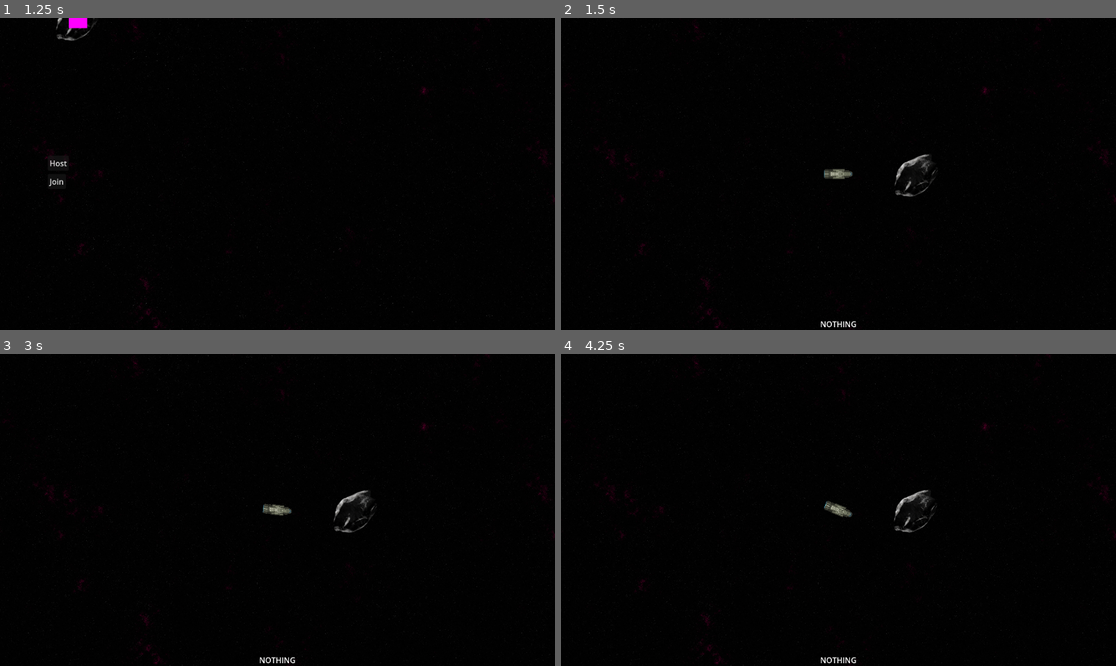
Above: before the commit, frames 1-4 (two rows, left to right).
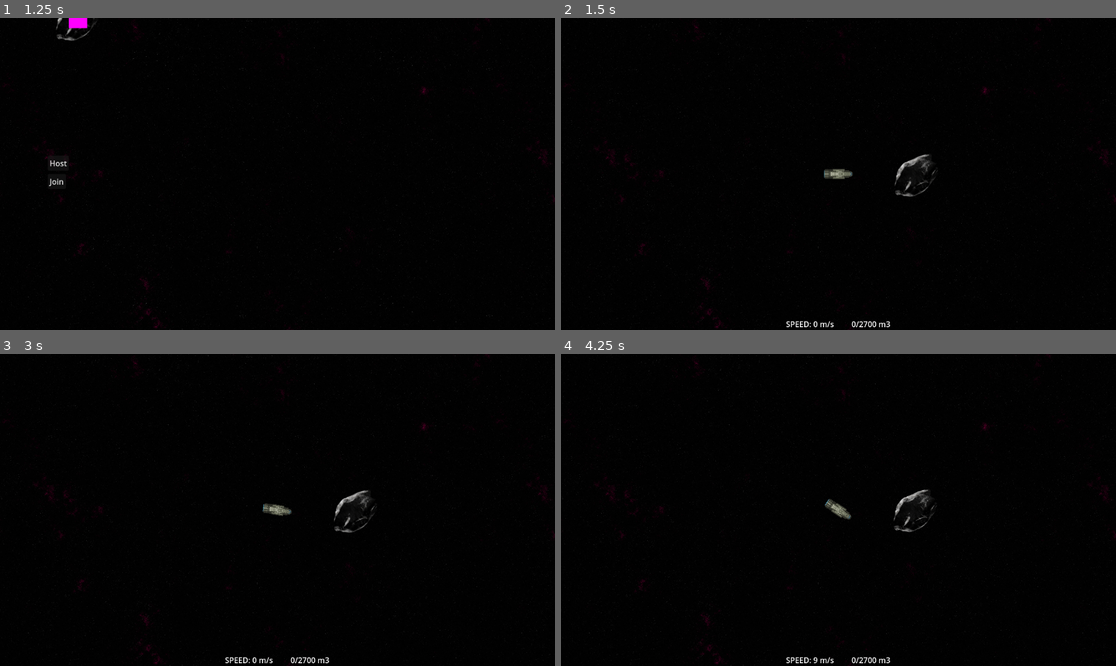
Above: after the commit, the same moments.

Repository: maxwelljens/fractalfrontiers
Game: Godot game, scene res://multi_test.tscn
Two runs of this game, one before a commit and one after it. Both use one fixed random seed, a clock stepped at 60 frames per second and the inputs below.
Inputs (mouse positions are in pixels of both pictures, inside the frame that each line leads up to):
- Up to frame 1 (1.25 s): tap Enter (ui_accept) at 0.5, 0.6, 0.77, 1.07 s; move the mouse to (77, 18) at 0.52 s; hold D (right) from 0.53 s (still down); click (77, 18) at 0.67 s
- Up to frame 2 (1.5 s): release D (right) at 1.25 s; click "Host" at 1.25 s
- Up to frame 3 (3 s): tap Enter (ui_accept) at 2, 2.27, 2.3, 2.57, 2.75 s; move the mouse to (166, 525) at 2.02 s; hold S (backward) 2.03-2.78 s; click (166, 525) at 2.1 s; move the mouse to (333, 441) at 2.77 s; hold D (right) from 2.78 s (still down); tap F at 2.85 s
- Up to frame 4 (4.25 s): tap Enter (ui_accept) at 3.05, 3.6, 3.77, 4.07 s; move the mouse to (810, 572) at 3.52 s; release D (right) at 3.53 s; hold W (forward) from 3.53 s (still down); click (810, 572) at 3.67 s

Frame 1 is identical in both runs. In frame 2, 0.2% of the frame differs, in the area x 40-60%, y 97-100%; in frame 3, 0.3%; in frame 4, 0.5%, in the area x 40-68%, y 43-100%.
Error before the commit: Invalid assignment of property or key 'visible' with value of type 'bool' on a base object of type 'null instance'. (res://player.gd:18)

Commit message:
master

Diff:
--- a/asteroid.tscn
+++ b/asteroid.tscn
@@ -29,11 +29,3 @@
 script = ExtResource("2_n5307")
 
 [node name="Selectable" parent="." instance=ExtResource("3_41l7m")]
-
-[node name="StaticBody2D" type="StaticBody2D" parent="."]
-
-[node name="CollisionShape2D" type="CollisionShape2D" parent="StaticBody2D"]
-visible = false
-position = Vector2(-1.5, -0.5)
-scale = Vector2(1.56, 1.6)
-shape = SubResource("CircleShape2D_a0ujn")
--- a/nodes/player/control_input.gd
+++ b/nodes/player/control_input.gd
@@ -1,30 +1,32 @@
 class_name InputControl extends Node
 
 @onready var player: CharacterBody2D = get_parent()
-@onready var ship := player.find_child("Rig") as Rig
+@onready var ship: Rig = player.find_child("Rig")
 
-const EULER := 2.718281828459045235360287471352
+const EULER := 2.71828183
 
 var acceleration_time := 0.0
+var speed := 0.0
 
 func _process(delta: float) -> void:
-    if Input.is_action_pressed("forward"):
-      acceleration_time += delta
-    else: acceleration_time = max(0, acceleration_time - delta)
-    if Input.is_action_pressed("backward"):
-      pass
-    if Input.is_action_pressed("right"):
-      player.rotation += 0.5 * delta
-    if Input.is_action_pressed("left"):
-      player.rotation += -0.5 * delta
-    _forward()
+  if Input.is_action_pressed("forward"):
+    acceleration_time += delta
+  else:
+    acceleration_time = max(0, acceleration_time - delta)
+  if Input.is_action_pressed("backward"):
+    acceleration_time -= delta
+  if Input.is_action_pressed("right"):
+    player.rotation += (ship.inertia_mod - speed / ship.max_speed) * delta
+  if Input.is_action_pressed("left"):
+    player.rotation += -(ship.inertia_mod - speed / ship.max_speed) * delta
+  $"../UI/Bottom/HBoxContainer/Speed".text = "SPEED: %d m/s" % speed
+  _move()
 
-func _forward() -> void:
+func _move() -> void:
   var t := acceleration_time
   var v_max := ship.max_speed
   var i := ship.inertia_mod
   var m := ship.mass
-  var speed := v_max * (1 - EULER ** ((-t * 10 ** 6) / (i * m)))
+  speed = v_max * (1 - EULER ** ((-t * 10 ** 6) / (i * m)))
   var forward := Vector2.RIGHT.rotated(player.rotation) * speed
   player.velocity = forward
-  print(speed)
--- a/nodes/selectable.gd
+++ b/nodes/selectable.gd
@@ -1,5 +1,4 @@
 extends Node
-
 
 var parent_node: Node
 
@@ -9,16 +8,13 @@
   parent_node.mouse_entered.connect(_on_parent_mouse_entered)
   parent_node.mouse_exited.connect(_on_parent_mouse_exited)
 
-
 func _on_parent_input_event(_viewport, _event, _shape_idx):
   if Input.is_action_just_pressed("left_click"):
     pass
-
 
 func _on_parent_mouse_entered():
   $Sprite2D.visible = true
   $Sprite2D.position = parent_node.position
 
-
 func _on_parent_mouse_exited():
   $Sprite2D.visible = false
--- a/player.gd
+++ b/player.gd
@@ -1,6 +1,4 @@
 extends CharacterBody2D
-
-const TOP_SPEED = 100
 
 @export var camera: Camera2D
 @export var input_control: InputControl
@@ -13,10 +11,6 @@
   camera.make_current()
 
 func _physics_process(_delta):
-  if is_multiplayer_authority():
-    if Input.is_action_just_released("ui_accept"):
-      $MiningLaser/TextureRect.visible = false
-  velocity = velocity.clamp(Vector2(-TOP_SPEED, -TOP_SPEED), Vector2(TOP_SPEED, TOP_SPEED))
   move_and_slide()
 
 func _enter_tree():
--- a/player.tscn
+++ b/player.tscn
@@ -32,9 +32,9 @@
 
 [node name="Rig" type="Node" parent="."]
 script = ExtResource("3_4bv3y")
-mass = 105300000
-inertia_mod = 0.13
-max_speed = 145
+mass = 11250000
+inertia_mod = 0.78
+max_speed = 130
 
 [node name="Control" type="Node" parent="."]
 script = ExtResource("3_yyr7e")
@@ -51,10 +51,18 @@
 offset_bottom = -1.0
 alignment = 2
 
-[node name="Cargo" type="Label" parent="UI/Bottom"]
+[node name="HBoxContainer" type="HBoxContainer" parent="UI/Bottom"]
 layout_mode = 2
-text = "NOTHING"
-horizontal_alignment = 1
+alignment = 1
+
+[node name="Speed" type="Label" parent="UI/Bottom/HBoxContainer"]
+custom_minimum_size = Vector2(132, 0)
+layout_mode = 2
+text = "SPEED"
+
+[node name="Cargo" type="Label" parent="UI/Bottom/HBoxContainer"]
+layout_mode = 2
+text = "0/2700 m3"
 
 [node name="Camera2D" type="Camera2D" parent="."]
 process_callback = 0
